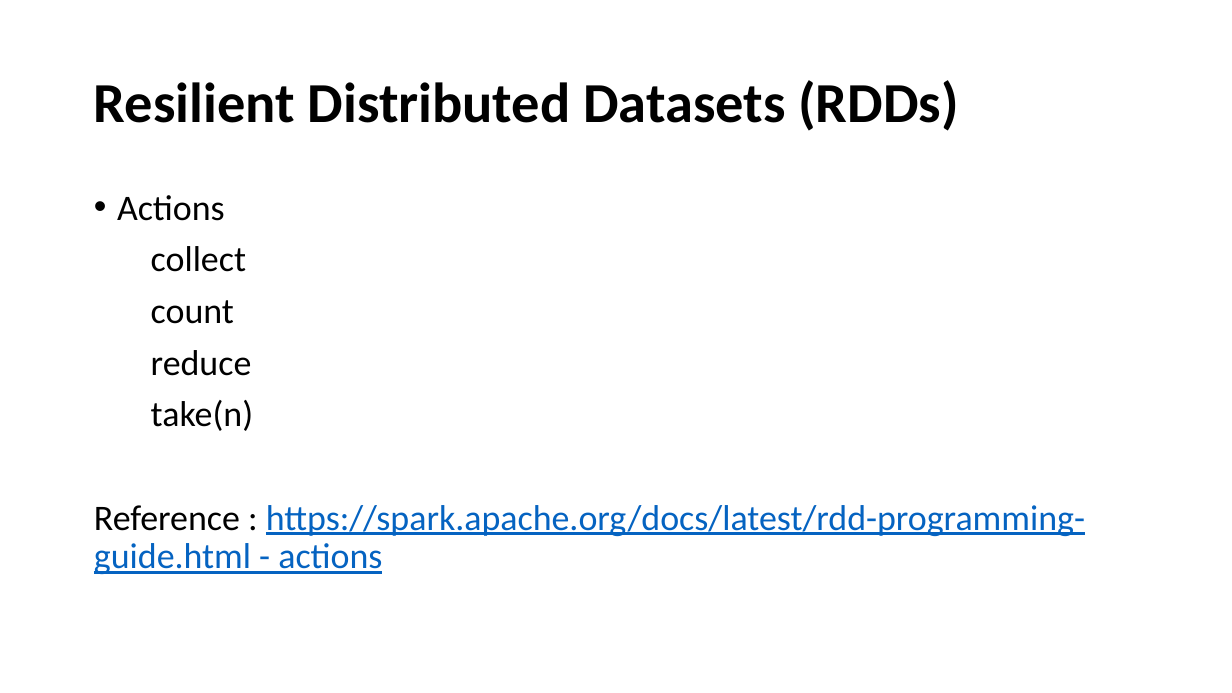
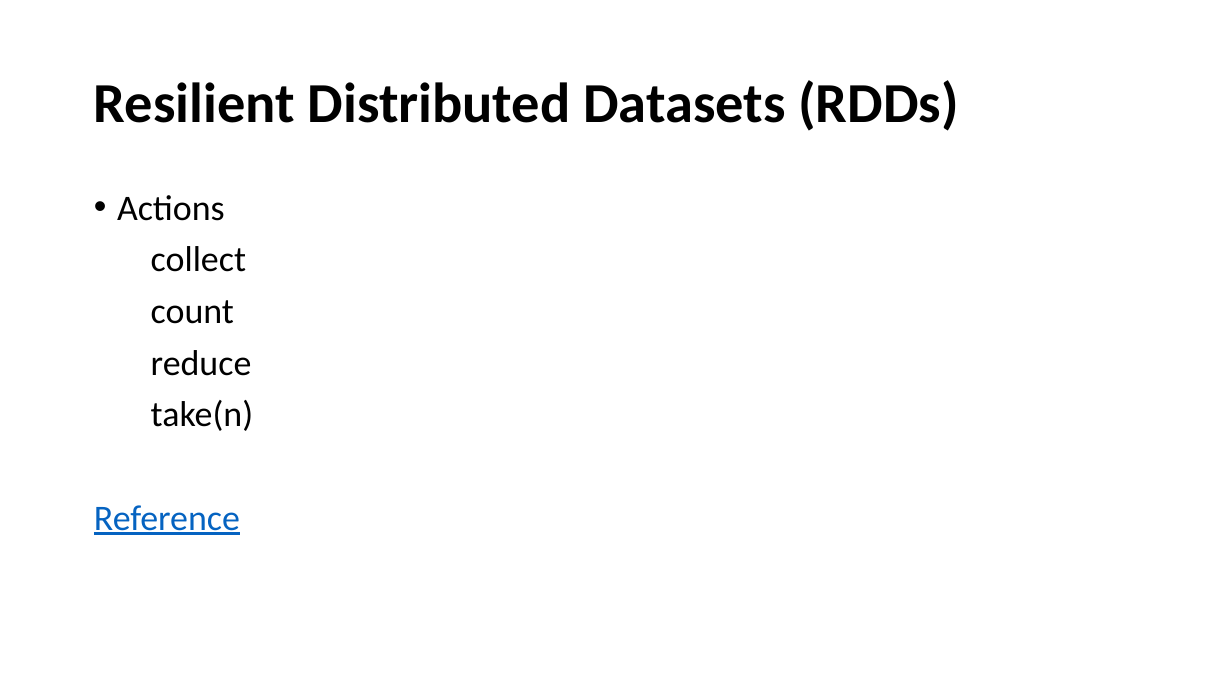
Before and after one commit to marilynwaldman/course, a slide deck: slide 12 of spark/03-RDDs/01-BasicRdds.pptx. Drawn at 1232x693 pixels with LibreOffice and Linux fonts; fonts in the diff are those of the drawing. Boxes give left, top, right and bottom in pixels: in the first picture for what was removed or moved away, otherwise in the second. Text is boxed around its words. In the diff, an @@ line names an element or a change of style, - is before the commit and + after.

```diff
--- a/spark/03-RDDs/01-BasicRdds.pptx
+++ b/spark/03-RDDs/01-BasicRdds.pptx
@@ text at (94,505,240,535): text changed @@
-Reference : https://spark.apache.org/docs/latest/rdd-programming-guide.html - actions
+Reference
```
Also in this commit, not shown: 6 other slides changed, 3 other files.
